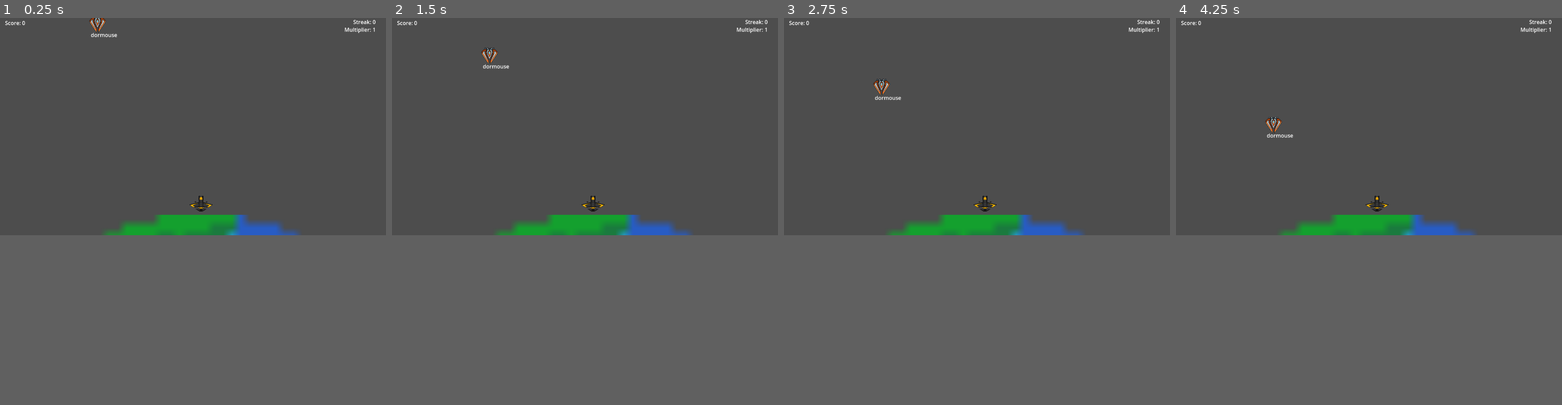
Above: before the commit, frames 1-4 (left to right).
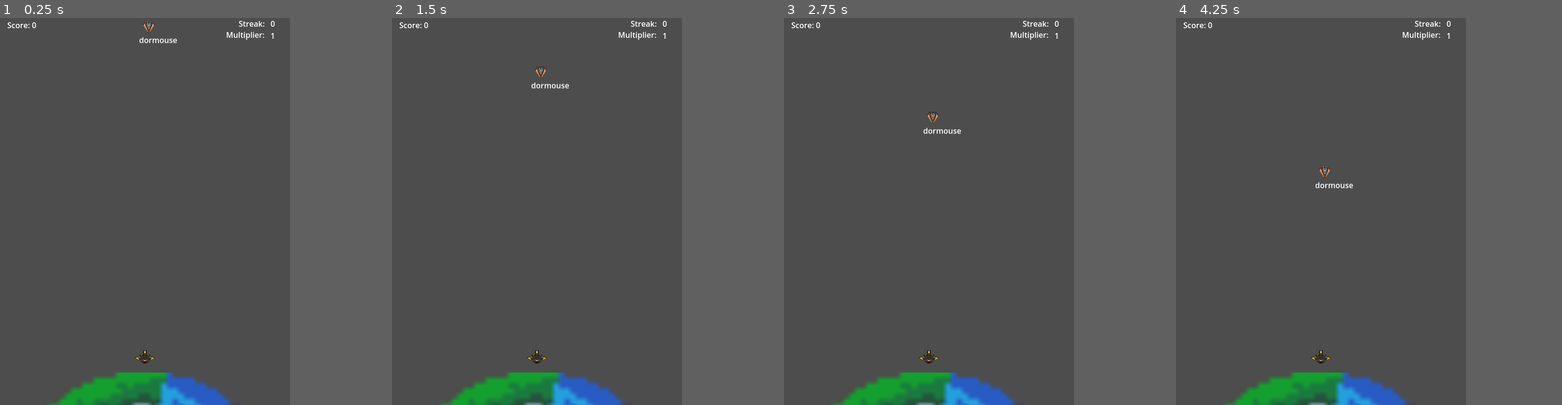
Above: after the commit, the same moments.

Repository: emilabraham/SimpleType
Game: Godot game, scene res://main.tscn
Same seed, same stepped clock (60 frames per second), same inputs: the game is played once before the commit and once after it. The engine's default icon, where the game draws it, is replaced by a stand-in: a white triangle on a blue panel in a dark square.
Inputs:
- Up to frame 1 (0.25 s): no input
- Up to frame 2 (1.5 s): tap Enter at 0.5 s
- Up to frame 3 (2.75 s): no input
- Up to frame 4 (4.25 s): no input
The window is 799x449 before the commit and 600x800 after it. Grey fills any space a smaller window leaves; there, only what the larger window draws over its background counts as a difference.

The runs differ from the first frame. In frame 1, 5.5% of the frame differs, in the area x 1-98%, y 0-100%; in frame 2, 5.6%; in frame 3, 5.6%; in frame 4, 5.6%.

Commit message:
change to portrait

Diff:
--- a/Bullet.gd
+++ b/Bullet.gd
@@ -4,7 +4,7 @@
 
 var speed = 2.5
 var target_enemy = null
-var starting_position = Vector2(600, 575)
+var starting_position = Vector2(300, 700)
 
 # Called when the node enters the scene tree for the first time.
 func _ready():
--- a/Bullet.tscn
+++ b/Bullet.tscn
@@ -7,7 +7,7 @@
 size = Vector2(120, 120)
 
 [node name="Bullet" type="CharacterBody2D"]
-position = Vector2(600, 575)
+position = Vector2(300, 700)
 scale = Vector2(0.1, 0.1)
 script = ExtResource("2_5oxk1")
 
--- a/Enemy1.gd
+++ b/Enemy1.gd
@@ -10,7 +10,7 @@
 # Called when the node enters the scene tree for the first time.
 func _ready():
 	add_to_group("enemies")
-	set_position(Vector2(randi_range(100, 1000), 0))
+	set_position(Vector2(randi_range(100, 500), 0))
 	starting_position = position
 	goal_position = Vector2(position.x, 750)
 	sprite = get_node("Enemy1Sprite")
--- a/Enemy1.tscn
+++ b/Enemy1.tscn
@@ -9,16 +9,16 @@
 
 [node name="Enemy1Text" type="Label" parent="."]
 offset_left = -20.0
-offset_top = 20.0
+offset_top = 15.0
 offset_right = 20.0
-offset_bottom = 43.0
+offset_bottom = 38.0
 script = ExtResource("3_etmgu")
 metadata/_edit_use_anchors_ = true
 
 [node name="Enemy1Sprite" type="Sprite2D" parent="."]
 rotation = 3.14159
+scale = Vector2(0.5, 0.5)
 texture = ExtResource("1_rr715")
 
-[node name="CollisionShape2D" type="CollisionPolygon2D" parent="."]
-scale = Vector2(2.69352, 2.54436)
-polygon = PackedVector2Array(-8.91026, -4.7163, -5.56891, -7.86051, -5.56891, -9.82563, 5.56891, -9.82563, 5.56891, -7.86051, 9.28152, -5.10933, 9.28152, -1.96513, 1.8563, 9.43261, -2.22757, 9.43261, -8.91026, -1.96513)
+[node name="CollisionPolygon2D" type="CollisionPolygon2D" parent="."]
+polygon = PackedVector2Array(-2, 12, -12, -3, -12, -6, -7, -12, 8, -12, 12, -6, 12, -3, 2, 12)
--- a/hud.tscn
+++ b/hud.tscn
@@ -24,17 +24,17 @@
 text = "Score:"
 
 [node name="Multiplier" type="Label" parent="."]
-offset_left = 1112.0
-offset_top = 23.0
-offset_right = 1152.0
-offset_bottom = 49.0
+offset_left = 560.0
+offset_top = 25.0
+offset_right = 600.0
+offset_bottom = 51.0
 text = "0"
 script = ExtResource("3_i0b4k")
 
 [node name="MultiplierLabel" type="Label" parent="."]
-offset_left = 1028.0
+offset_left = 468.0
 offset_top = 23.0
-offset_right = 1108.0
+offset_right = 548.0
 offset_bottom = 49.0
 text = "Multiplier:"
 
@@ -50,7 +50,7 @@
 script = ExtResource("3_ylyg7")
 
 [node name="StreakLabel" type="Label" parent="."]
-offset_left = 1054.0
-offset_right = 1102.0
+offset_left = 494.0
+offset_right = 549.0
 offset_bottom = 26.0
 text = "Streak:"
--- a/main.tscn
+++ b/main.tscn
@@ -12,12 +12,12 @@
 [node name="HUD" parent="." instance=ExtResource("3_at8w2")]
 
 [node name="Ship" type="Sprite2D" parent="."]
-position = Vector2(600, 554)
-scale = Vector2(0.176, 0.176)
+position = Vector2(300, 700)
+scale = Vector2(0.105, 0.105)
 texture = ExtResource("5_s05e3")
 script = ExtResource("6_0i4ph")
 
 [node name="Planet" type="Sprite2D" parent="."]
-position = Vector2(601, 1216)
-scale = Vector2(26.2083, 26.2083)
+position = Vector2(299, 994)
+scale = Vector2(11.6572, 10.8743)
 texture = ExtResource("5_j2x0u")
--- a/project.godot
+++ b/project.godot
@@ -15,6 +15,12 @@
 config/features=PackedStringArray("4.2", "Forward Plus")
 config/icon="res://assets/icon.svg"
 
+[display]
+
+window/size/viewport_width=600
+window/size/viewport_height=800
+window/size/resizable=false
+
 [filesystem]
 
 import/blender/enabled=false
